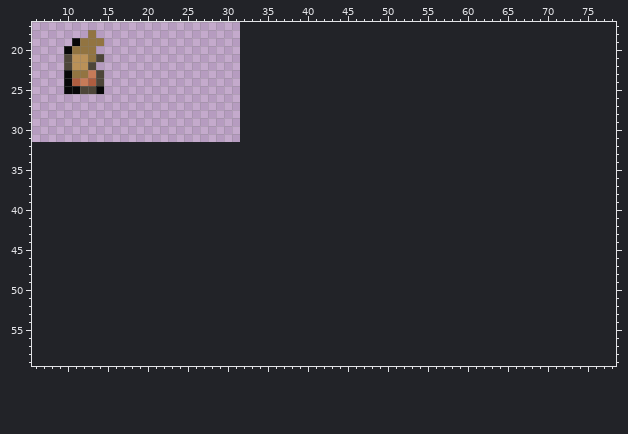
Edited in one commit: sprite sheet (entities/jon/assets/jon_leftarm.png). That is the earlier state.
The file is 32x32 pixels. Shown: x 6..78, y 17..59. The old version is drawn lined up with the new one, on the new canvas.
After:
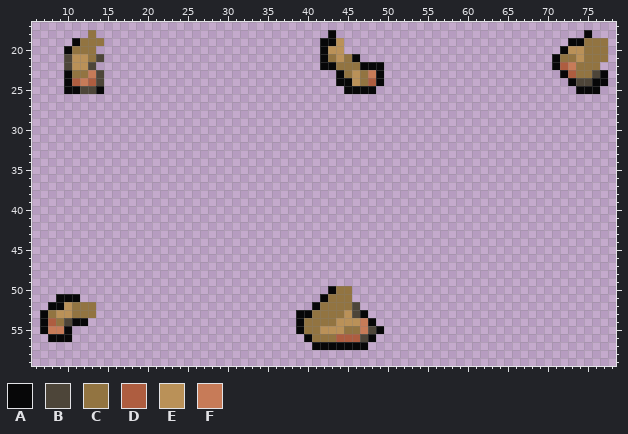
Palette (. is transparent): A #070708  B #4d4539  C #927441  D #ae5d40  E #ba9158  F #c77b58
Diff:
canvas 32x32 -> 96x64
y 18: x 43 . -> A; x 75 . -> A
y 19: x 42..44 ... -> AAE; x 73..77 ..... -> AACCC
y 20: x 42..44 ... -> AEE; x 72..77 ...... -> AEECCC
y 21: x 42..46 ..... -> ACECA; x 71..77 ....... -> ACCECCC
y 22: x 42..49 ........ -> AACCCAAA; x 71..76 ...... -> ADFCCC
y 23: x 44..49 ...... -> ACECFA; x 72..77 ...... -> ADCCBA
y 24: x 44..49 ...... -> AAECDA; x 73..77 ..... -> ABBAA
y 25: x 45..48 .... -> AAAA; x 74..76 ... -> AAA
y 50: x 43..45 ... -> ACC
y 51: x 9..11 ... -> AAA; x 42..45 .... -> ACCC
y 52: x 8..13 ...... -> AAECCC; x 41..46 ...... -> ACCCCB
y 53: x 7..13 ....... -> ACEECCC; x 39..47 ......... -> AACCCCEBA
y 54: x 7..12 ...... -> ADCBAA; x 39..48 .......... -> ACCCCEEEFA
y 55: x 7..10 .... -> AFFA; x 39..49 ........... -> ACCEEECCFBA
y 56: x 8..10 ... -> AAA; x 40..48 ......... -> ACCCDDDBA
y 57: x 41..47 ....... -> AAAAAAA
Where, in picture pixels (left, top, right, bottom), the same in both pictures:
added: (320, 30, 384, 94)
added: (552, 30, 608, 94)
added: (296, 286, 384, 350)
added: (40, 294, 96, 342)
